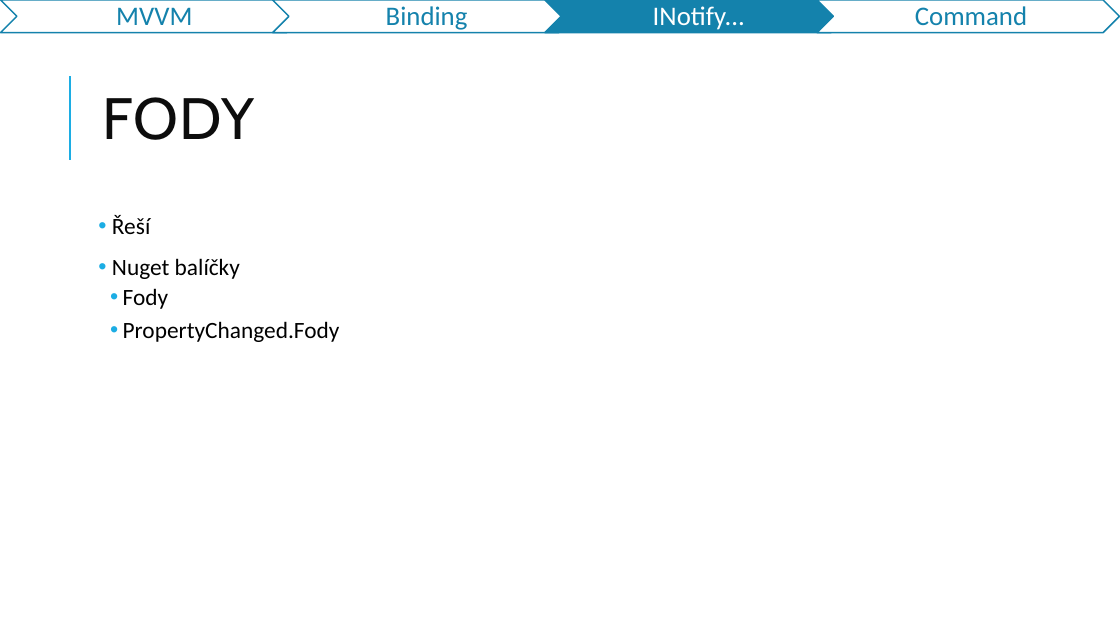
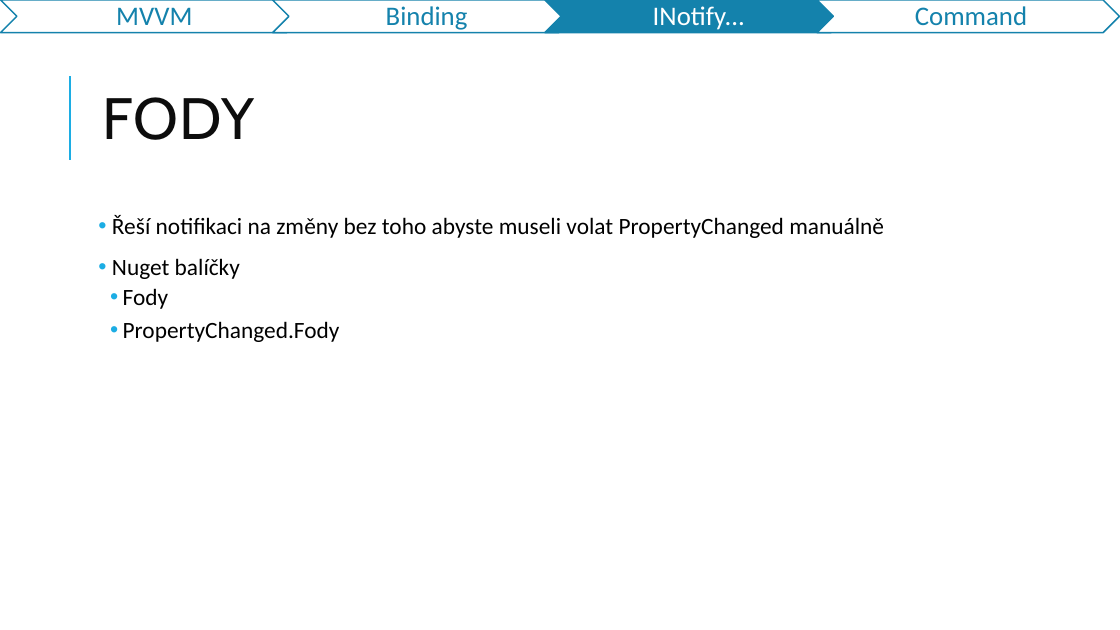
Before and after one commit to jasho/pv239-maui, a slide deck: slide 13 of 03_MVVM/PV239-Xamarin-03_MVVM.pptx (slide 14 before the commit). Drawn at 1120x630 pixels with LibreOffice and Linux fonts; fonts in the diff are those of the drawing. Boxes give left, top, right and bottom in pixels: in the first picture for what was removed or moved away, otherwise in the second. Text is boxed around its words. In the diff, an @@ line names an element or a change of style, - is before the commit and + after.

```diff
--- a/03_MVVM/PV239-Xamarin-03_MVVM.pptx
+++ b/03_MVVM/PV239-Xamarin-03_MVVM.pptx
@@ text at bbox=[112, 215, 884, 238]: text changed @@
-• Řeší
+• Řeší notifikaci na změny bez toho abyste museli volat PropertyChanged manuálně
```
Also in this commit, not shown: 3 other slides changed, 1 slide removed, 12 other files.
